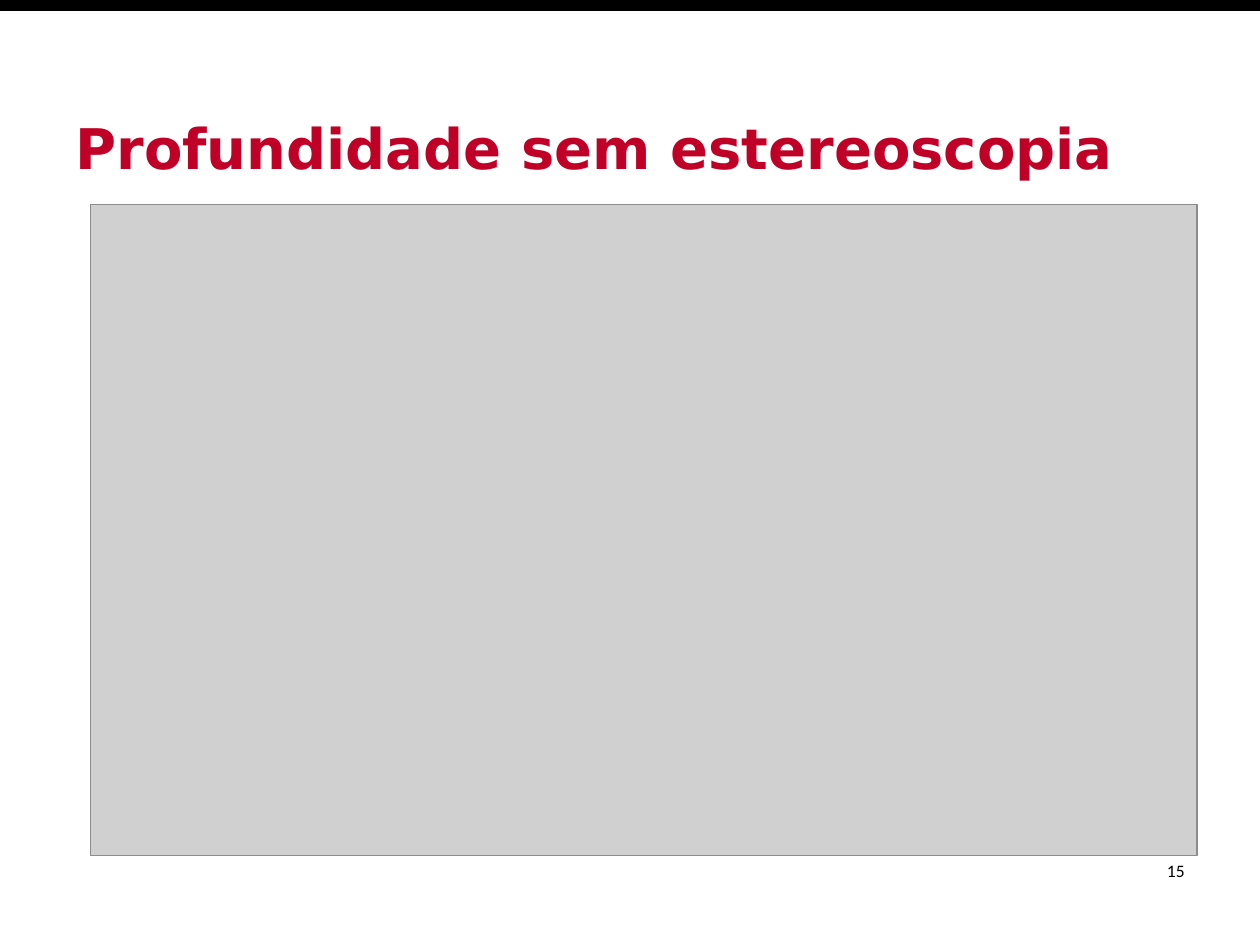
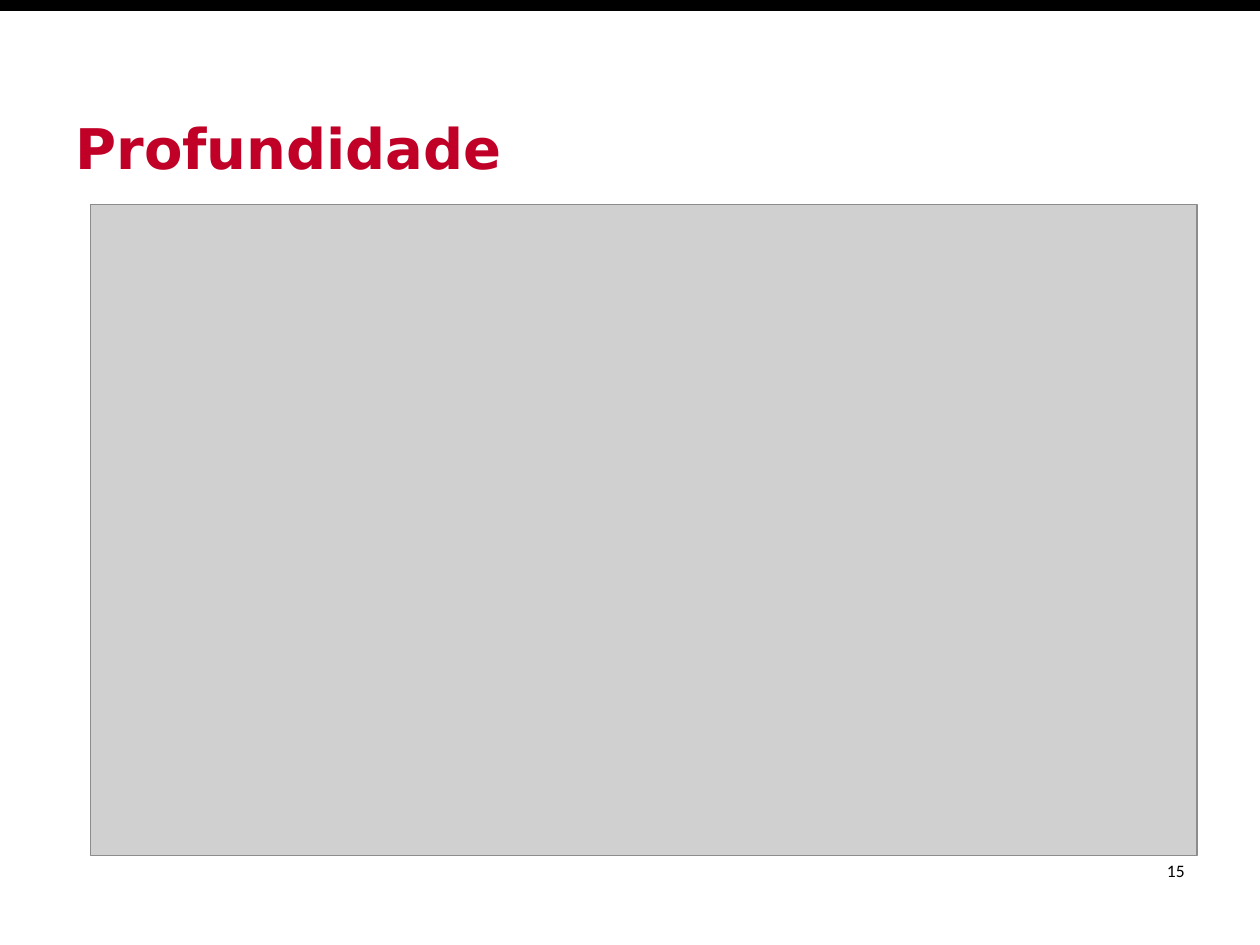
Before and after one commit to Insper/robotica-computacional, a slide deck: slide 15 of docs/modulos/02-modelo-de-camera/slides.pptx. Drawn at 1260x945 pixels with LibreOffice and Linux fonts; fonts in the diff are those of the drawing; grey boxes stand for pictures; background and template pictures are left out. Boxes give left, top, right and bottom in pixels: in the first picture for what was removed or moved away, otherwise in the second. Text is boxed around its words. In the diff, an @@ line names an element or a change of style, - is before the commit and + after.

```diff
--- a/docs/modulos/02-modelo-de-camera/slides.pptx
+++ b/docs/modulos/02-modelo-de-camera/slides.pptx
@@ title at (x1=75, y1=126, x2=501, y2=170): text changed @@
-Profundidade sem estereoscopia
+Profundidade
```
Also in this commit, not shown: 3 other slides changed, 1 other file.
